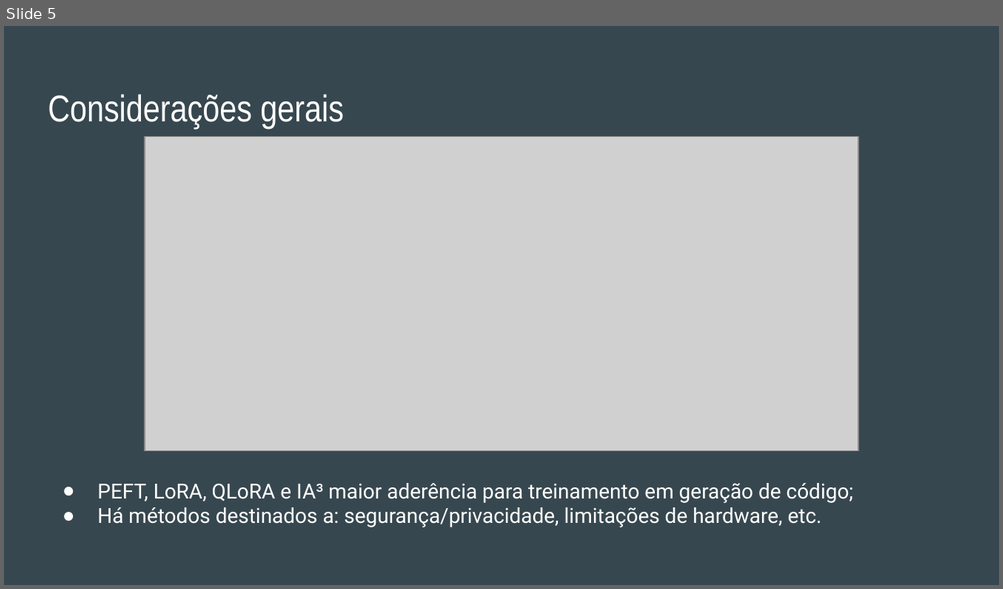
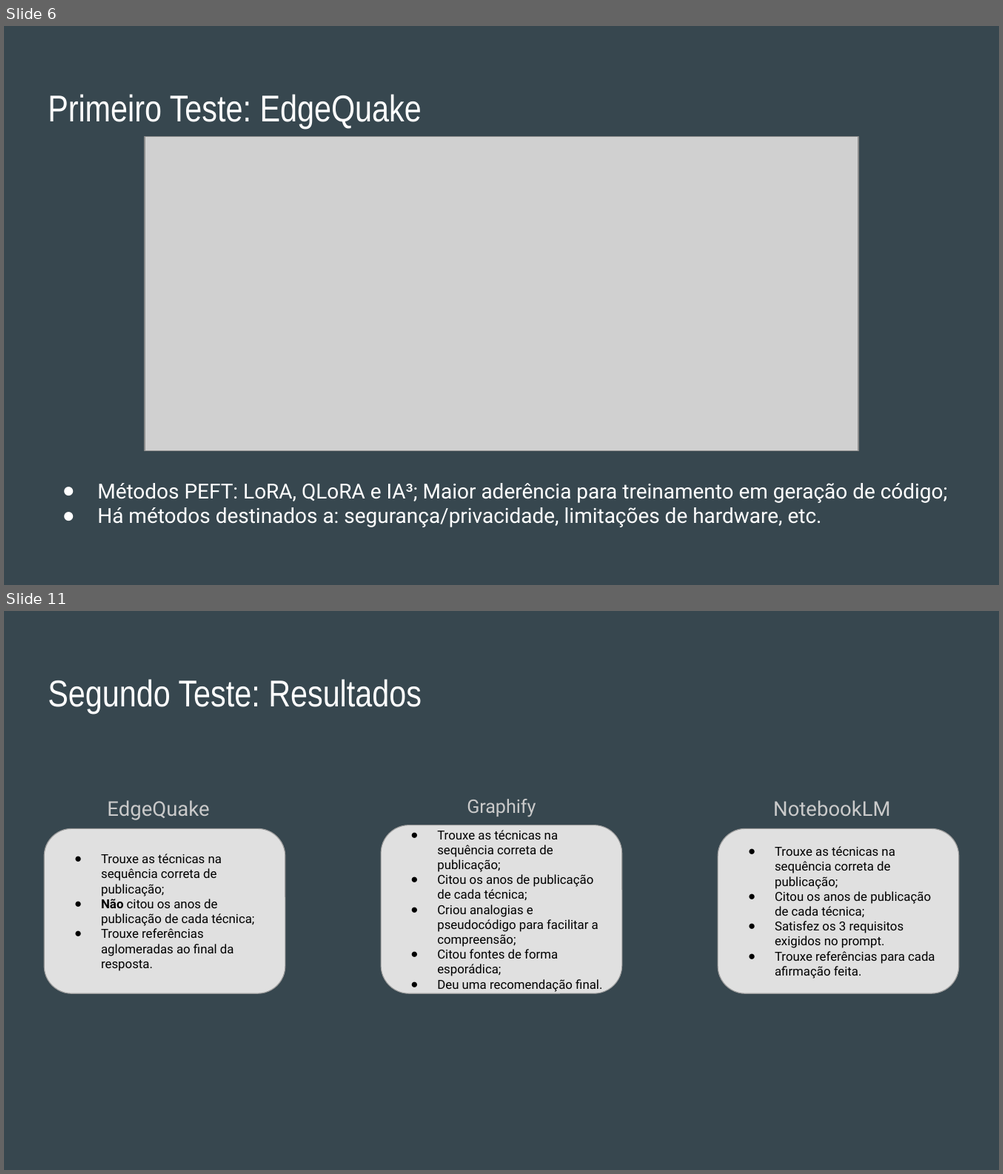
Before and after one commit to tfmiranda/ppgeec2327-t2p2, a slide deck: slides/apresentacao-t2p2.pptx. Shown one above the other, each under a label of ours: slide 5 before the commit, slides 6 and 11 after it; the slides between them are not shown. The pictures are 1003x589 and 1003x1174 pixels, drawn with LibreOffice and Linux fonts; fonts in the diff are those of the drawing; grey boxes stand for pictures. Boxes give left, top, right and bottom in pixels: in the first picture for what was removed or moved away, otherwise in the second. Text is boxed around its words. In the diff, an @@ line names an element or a change of style, - is before the commit and + after.

```diff
--- a/slides/apresentacao-t2p2.pptx
+++ b/slides/apresentacao-t2p2.pptx
@@ slide 11 added at <box>4,611,999,1170</box>, background #37474F @@
@@ title added at <box>48,679,421,714</box>, 27 pt, text #FFFFFF @@
+Segundo Teste: Resultados
@@ text added at <box>107,800,209,820</box>, 14.8 pt, text #CACACA @@
+EdgeQuake
@@ text added at <box>466,799,535,817</box>, 13.5 pt, text #CACACA @@
+Graphify
@@ text added at <box>773,800,891,816</box>, 14.8 pt, text #CACACA @@
+NotebookLM
@@ rounded rectangle added at <box>44,829,284,994</box>, fill #E0E0E0, outline #9E9E9E 0.61 pt, 9 pt, text #000000 @@
+● Trouxe as técnicas na sequência correta de publicação;
+● Não citou os anos de publicação de cada técnica;
+● Trouxe referências aglomeradas ao final da resposta.
@@ rounded rectangle added at <box>381,825,622,993</box>, fill #E0E0E0, outline #9E9E9E 0.56 pt, 9 pt, text #000000 @@
+● Trouxe as técnicas na sequência correta de publicação;
+● Citou os anos de publicação de cada técnica;
+● Criou analogias e pseudocódigo para facilitar a compreensão;
+● Citou fontes de forma esporádica;
+● Deu uma recomendação final.
@@ rounded rectangle added at <box>717,829,958,994</box>, fill #E0E0E0, outline #9E9E9E 0.61 pt, 9 pt, text #000000 @@
+● Trouxe as técnicas na sequência correta de publicação;
+● Citou os anos de publicação de cada técnica;
+● Satisfez os 3 requisitos exigidos no prompt.
+● Trouxe referências para cada afirmação feita.
@@ what was slide 5 is now slide 6 @@
@@ slide 6 changed as well @@
@@ title at <box>48,94,421,129</box>: text changed @@
-Considerações gerais
+Primeiro Teste: EdgeQuake
@@ text at <box>97,483,948,503</box>: text changed @@
-● PEFT, LoRA, QLoRA e IA³ maior aderência para treinamento em geração de código;
+● Métodos PEFT: LoRA, QLoRA e IA³; Maior aderência para treinamento em geração de código;
```
Also in this commit, not shown: 3 other slides changed, 7 other slides added, 1 slide removed.
